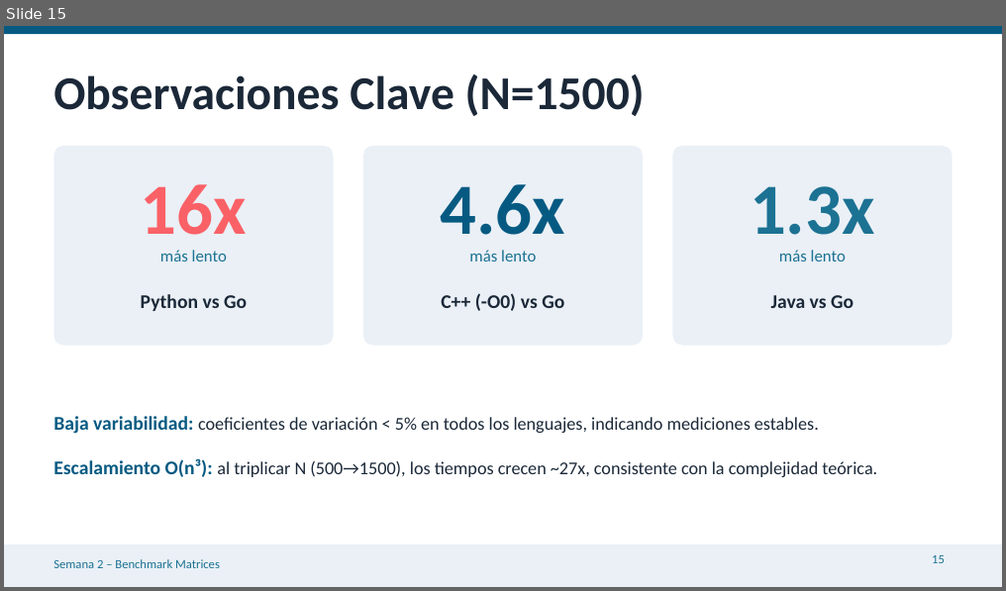
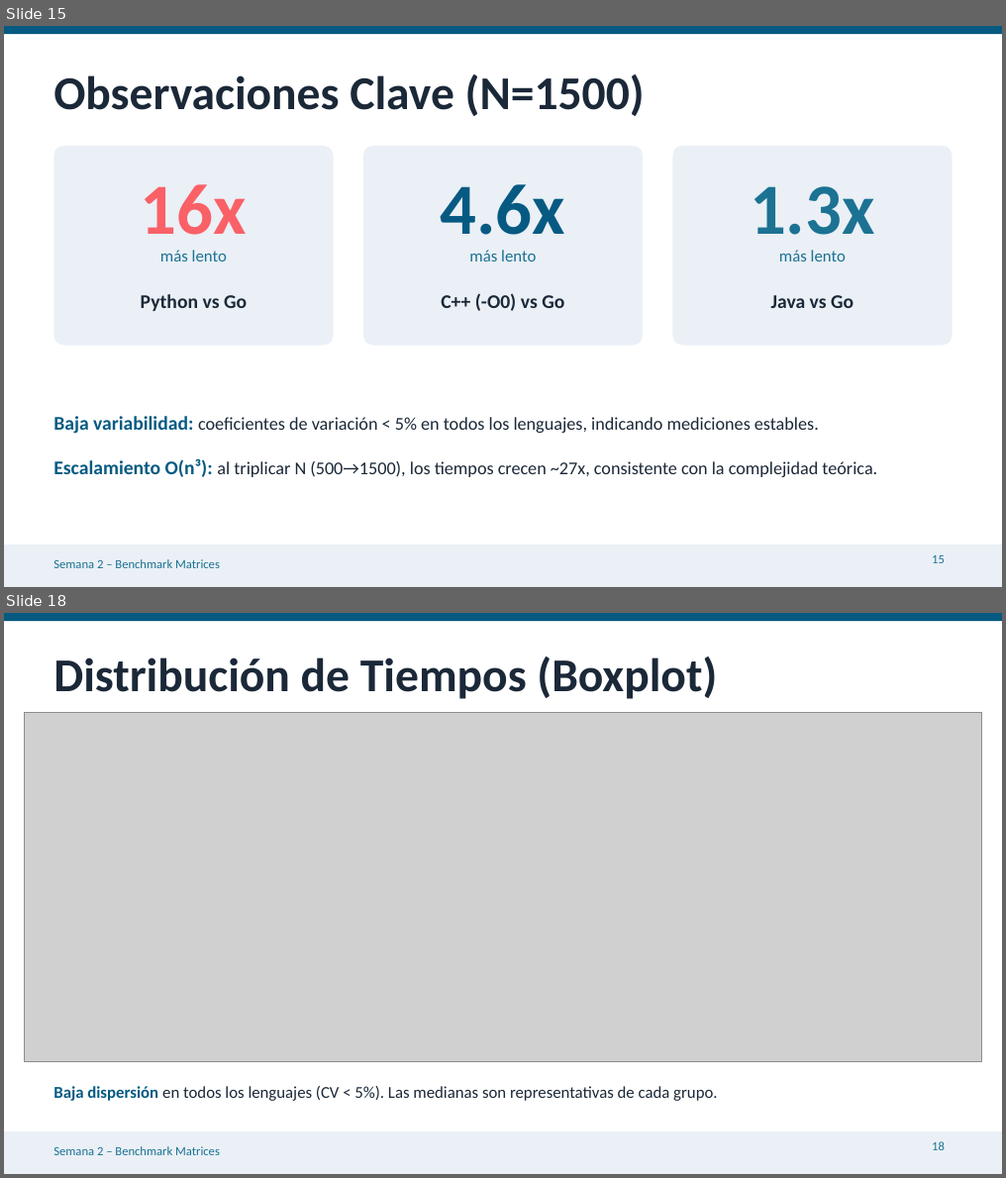
Before and after one commit to jffp-alt/matrix-benchmark, a slide deck: results/Semana2_Benchmark_Matrices.pptx. Shown one above the other, each under a label of ours: slide 15 before the commit, slides 15 and 18 after it; the slides between them are not shown. The pictures are 1006x591 and 1006x1178 pixels, drawn with LibreOffice and Linux fonts; fonts in the diff are those of the drawing; grey boxes stand for pictures. Boxes give left, top, right and bottom in pixels: in the first picture for what was removed or moved away, otherwise in the second. Text is boxed around its words. In the diff, an @@ line names an element or a change of style, - is before the commit and + after.

Commit message:
Update Semana 2 PPTX with statistical analysis slides (23 slides)
Add 7 new slides covering ANOVA two-factor analysis, Tukey HSD
post-hoc comparisons, and 5 statistical charts (bar chart, boxplot,
interaction plot, heatmap, speedup). Update agenda and conclusions.

```diff
--- a/results/Semana2_Benchmark_Matrices.pptx
+++ b/results/Semana2_Benchmark_Matrices.pptx
@@ slide 18 added at [4, 613, 1002, 1174], background #FFFFFF; not listed: 3 template elements that a slide beside it also shows @@
@@ text added at [54, 657, 717, 699], 34 pt, text #1B2838, bold @@
+Distribución de Tiempos (Boxplot)
@@ picture added at [24, 713, 982, 1062] @@
@@ text added at [54, 1086, 717, 1101], 12 pt, text #1B2838 @@
+Baja dispersión en todos los lenguajes (CV < 5%). Las medianas son representativas de cada grupo.
@@ page number added at [932, 1142, 944, 1151], 9 pt, text #1C7293 @@
+18
```
Also in this commit, not shown: 1 slide changed, 7 other slides added, 1 slide removed.
